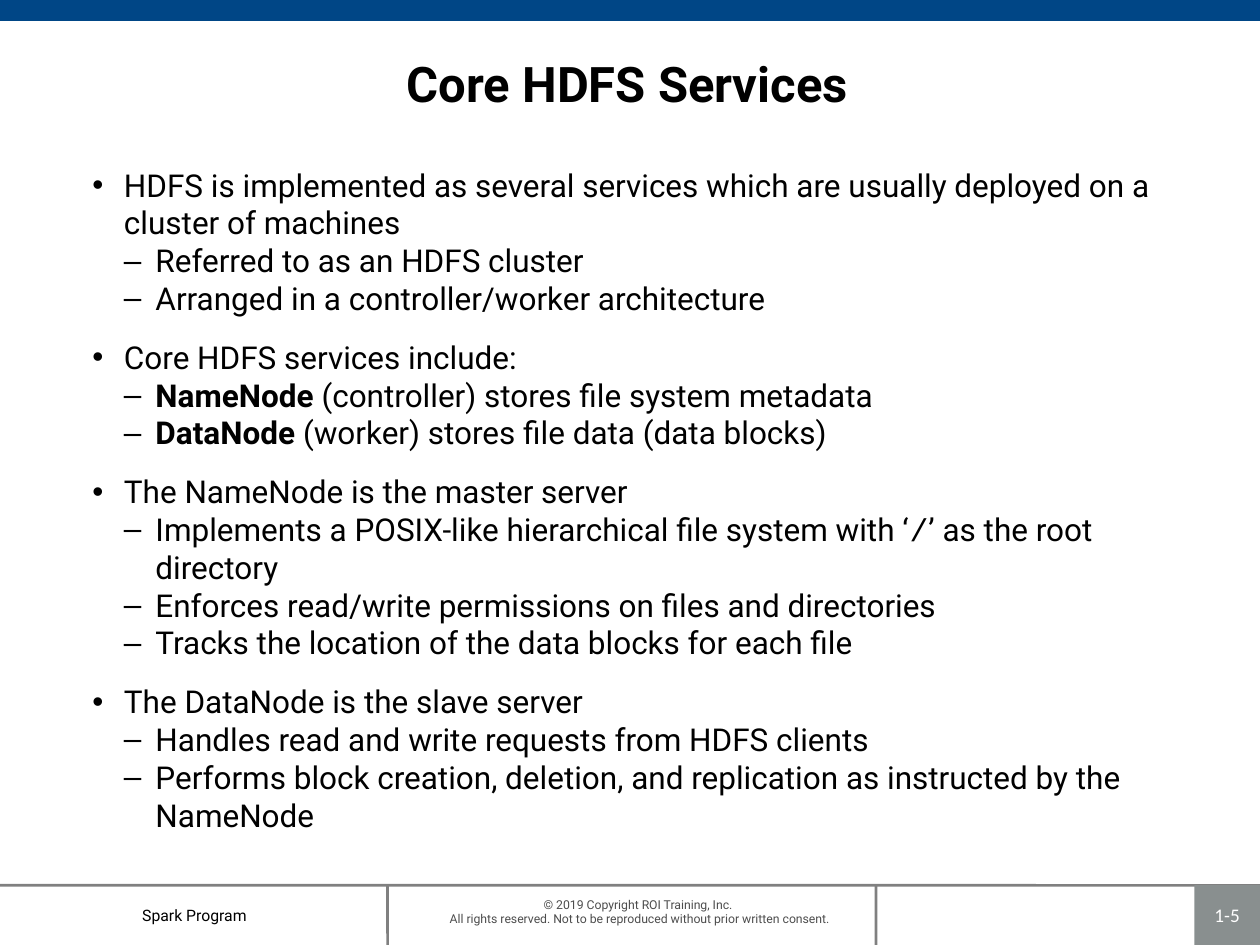
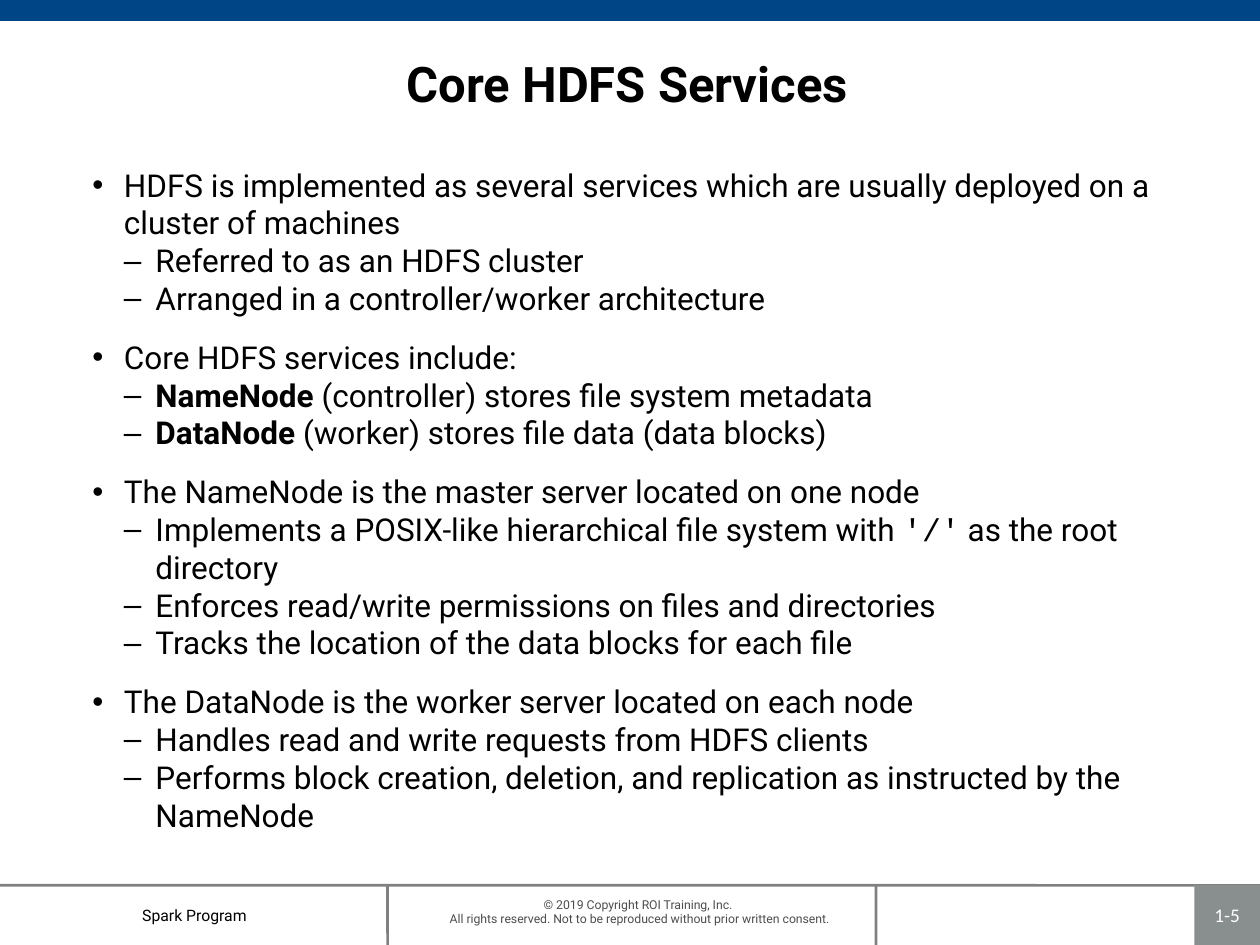
Before and after one commit to roitraining/SparkProgram, a slide deck: slide 5 of Day1/Day1_IntroToSpark.pptx. Drawn at 1260x945 pixels with LibreOffice and Linux fonts; fonts in the diff are those of the drawing; background and template pictures are left out. Boxes give left, top, right and bottom in pixels: in the first picture for what was removed or moved away, otherwise in the second. Text is boxed around its words. In the diff, an @@ line names an element or a change of style, - is before the commit and + after.

```diff
--- a/Day1/Day1_IntroToSpark.pptx
+++ b/Day1/Day1_IntroToSpark.pptx
@@ text at (x1=124, y1=479, x2=1118, y2=586): text changed @@
-• The NameNode is the master server
-  – Implements a POSIX-like hierarchical file system with ‘/’ as the root directory
+• The NameNode is the master server located on one node
+  – Implements a POSIX-like hierarchical file system with '/' as the root directory
@@ text at (x1=124, y1=689, x2=914, y2=714): text changed @@
-• The DataNode is the slave server
+• The DataNode is the worker server located on each node
```
Also in this commit, not shown: 10 other slides changed, 1 slide added.
